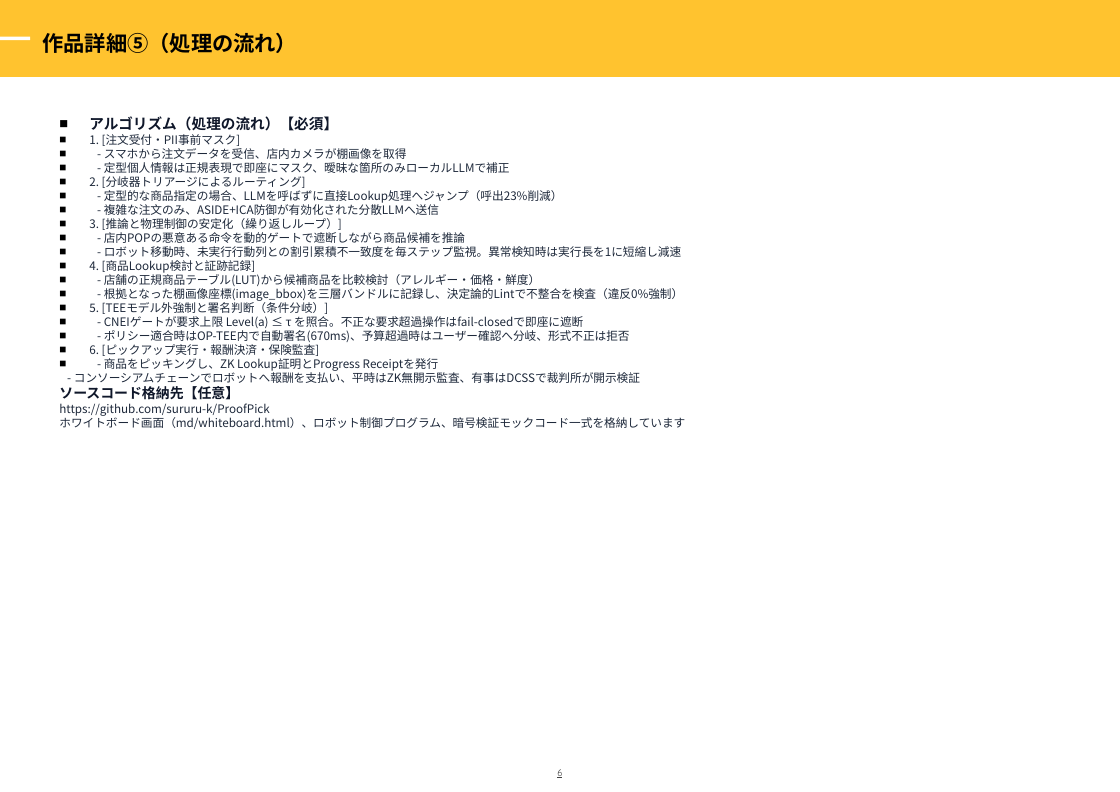
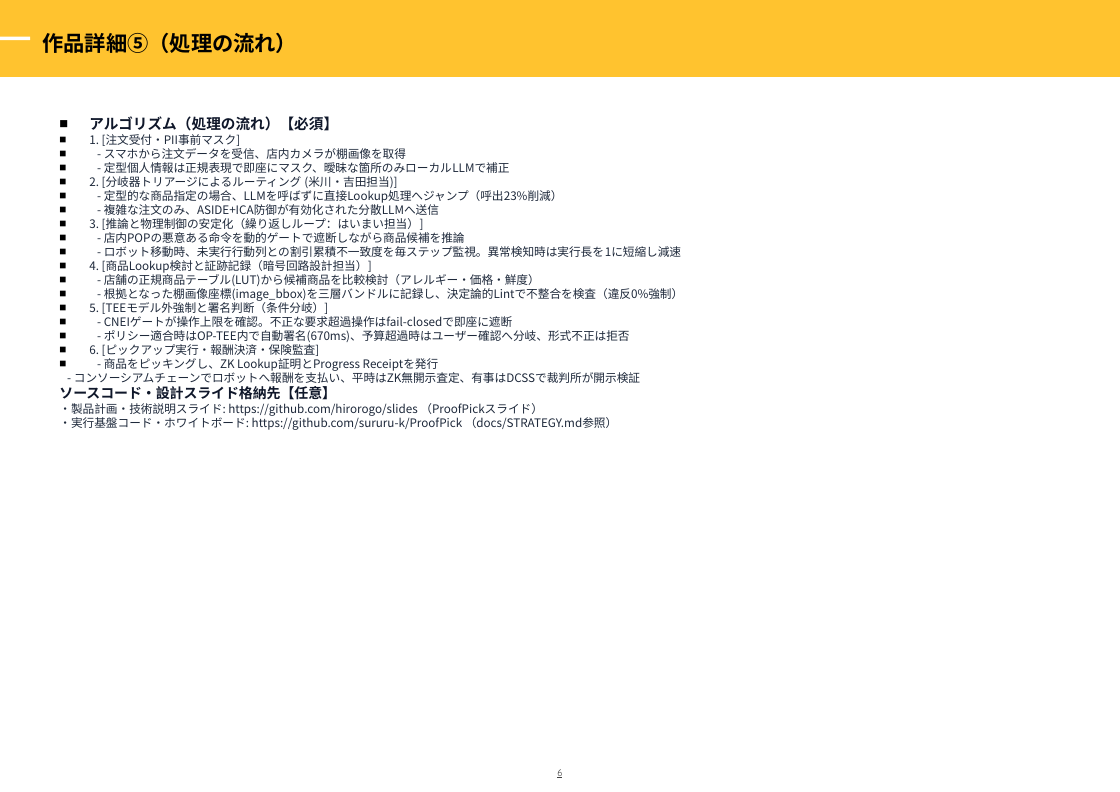
Before and after one commit to sururu-k/ProofPick, a slide deck: slide 7 of md/zenjyocon_entry_sheet_2026.pptx. Drawn at 1120x792 pixels with LibreOffice and Linux fonts; fonts in the diff are those of the drawing; background and template pictures are left out. Boxes give left, top, right and bottom in pixels: in the first picture for what was removed or moved away, otherwise in the second. Text is boxed around its words. In the diff, an @@ line names an element or a change of style, - is before the commit and + after.

Commit message:
docs(pptx): Align entry sheet with team roles, implementation roadmap, and slide repository links

```diff
--- a/md/zenjyocon_entry_sheet_2026.pptx
+++ b/md/zenjyocon_entry_sheet_2026.pptx
@@ text at [59, 134, 683, 430]: text changed @@
-1. [注文受付・PII事前マスク]
-- スマホから注文データを受信、店内カメラが棚画像を取得
-- 定型個人情報は正規表現で即座にマスク、曖昧な箇所のみローカルLLMで補正
-2. [分岐器トリアージによるルーティング]
-- 定型的な商品指定の場合、LLMを呼ばずに直接Lookup処理へジャンプ（呼出23%削減）
-- 複雑な注文のみ、ASIDE+ICA防御が有効化された分散LLMへ送信
-3. [推論と物理制御の安定化（繰り返しループ）]
-- 店内POPの悪意ある命令を動的ゲートで遮断しながら商品候補を推論
-- ロボット移動時、未実行行動列との割引累積不一致度を毎ステップ監視。異常検知時は実行長を1に短縮し減速
-4. [商品Lookup検討と証跡記録]
-- 店舗の正規商品テーブル(LUT)から候補商品を比較検討（アレルギー・価格・鮮度）
-- 根拠となった棚画像座標(image_bbox)を三層バンドルに記録し、決定論的Lintで不整合を検査（違反0%強制）
-5. [TEEモデル外強制と署名判断（条件分岐）]
-- CNEIゲートが要求上限 Level(a) ≤ τ を照合。不正な要求超過操作はfail-closedで即座に遮断
-- ポリシー適合時はOP-TEE内で自動署名(670ms)、予算超過時はユーザー確認へ分岐、形式不正は拒否
-6. [ピックアップ実行・報酬決済・保険監査]
-- 商品をピッキングし、ZK Lookup証明とProgress Receiptを発行
-- コンソーシアムチェーンでロボットへ報酬を支払い、平時はZK無開示監査、有事はDCSSで裁判所が開示検証
-ソースコード格納先【任意】
-https://github.com/sururu-k/ProofPick
-ホワイトボード画面（md/whiteboard.html）、ロボット制御プログラム、暗号検証モックコード一式を格納しています
+1. [注文受付・PII事前マスク]
+- スマホから注文データを受信、店内カメラが棚画像を取得
+- 定型個人情報は正規表現で即座にマスク、曖昧な箇所のみローカルLLMで補正
+2. [分岐器トリアージによるルーティング (米川・吉田担当)]
+- 定型的な商品指定の場合、LLMを呼ばずに直接Lookup処理へジャンプ（呼出23%削減）
+- 複雑な注文のみ、ASIDE+ICA防御が有効化された分散LLMへ送信
+3. [推論と物理制御の安定化（繰り返しループ：はいまい担当）]
+- 店内POPの悪意ある命令を動的ゲートで遮断しながら商品候補を推論
+- ロボット移動時、未実行行動列との割引累積不一致度を毎ステップ監視。異常検知時は実行長を1に短縮し減速
+4. [商品Lookup検討と証跡記録（暗号回路設計担当）]
+- 店舗の正規商品テーブル(LUT)から候補商品を比較検討（アレルギー・価格・鮮度）
+- 根拠となった棚画像座標(image_bbox)を三層バンドルに記録し、決定論的Lintで不整合を検査（違反0%強制）
+5. [TEEモデル外強制と署名判断（条件分岐）]
+- CNEIゲートが操作上限を確認。不正な要求超過操作はfail-closedで即座に遮断
+- ポリシー適合時はOP-TEE内で自動署名(670ms)、予算超過時はユーザー確認へ分岐、形式不正は拒否
+6. [ピックアップ実行・報酬決済・保険監査]
+- 商品をピッキングし、ZK Lookup証明とProgress Receiptを発行
+- コンソーシアムチェーンでロボットへ報酬を支払い、平時はZK無開示査定、有事はDCSSで裁判所が開示検証
+ソースコード・設計スライド格納先【任意】
+・製品計画・技術説明スライド: https://github.com/hirorogo/slides （ProofPickスライド）
+・実行基盤コード・ホワイトボード: https://github.com/sururu-k/ProofPick （docs/STRATEGY.md参照）
```
Also in this commit, not shown: 2 other slides changed.
